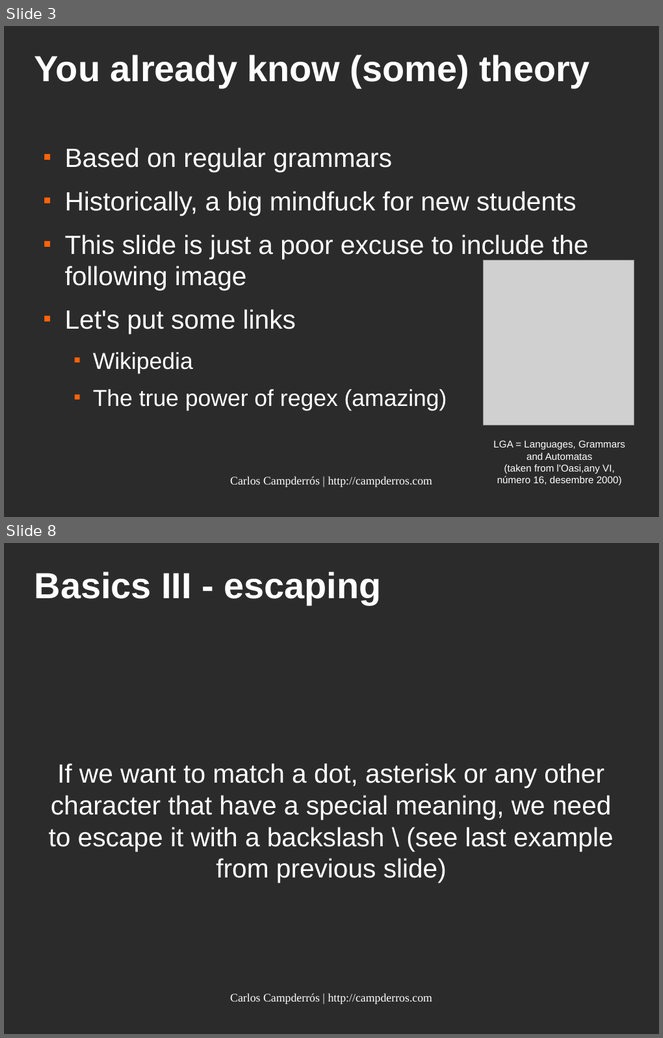
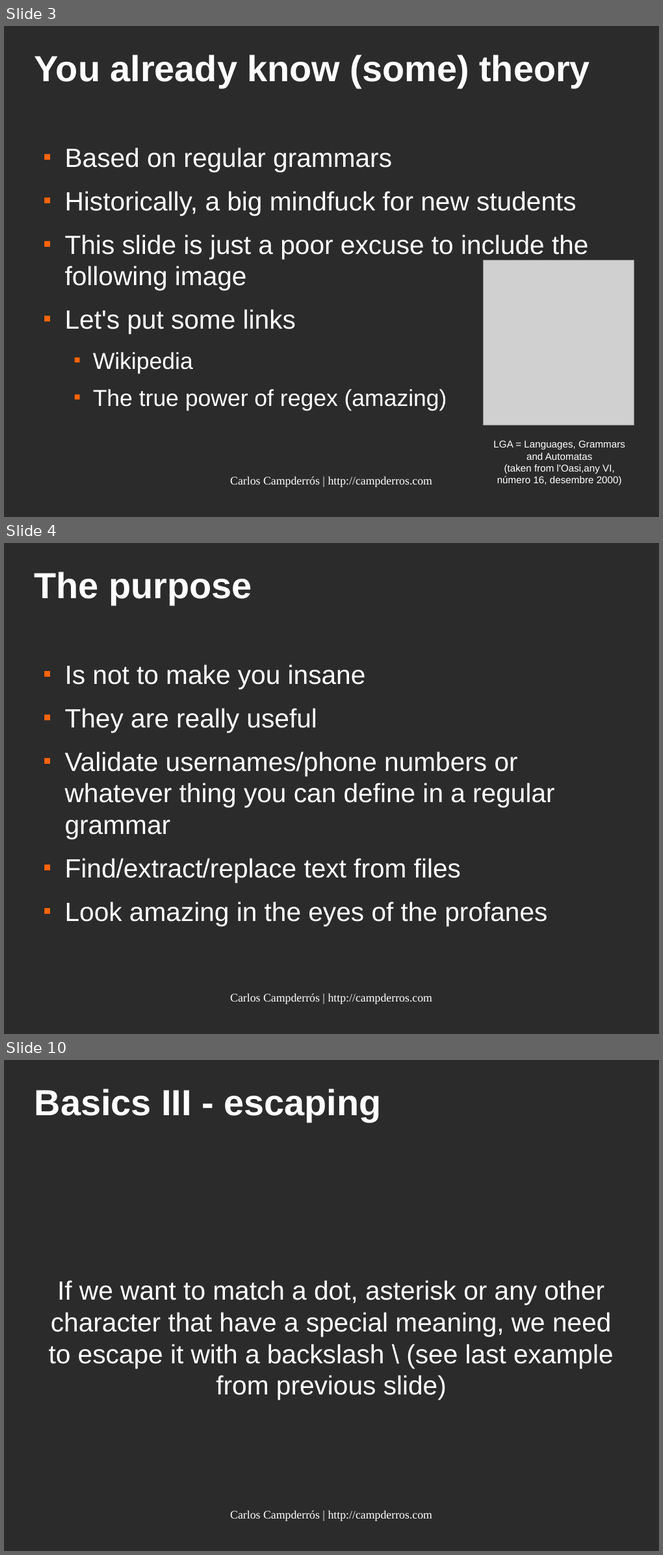
Before and after one commit to kampde/phpRegexTest, a slide deck: regular_expressions.odp. Shown one above the other, each under a label of ours: slides 3 and 8 before the commit, slides 3, 4 and 10 after it; the slides between them are not shown. The pictures are 663x1038 and 663x1555 pixels, drawn with LibreOffice and Linux fonts; fonts in the diff are those of the drawing; grey boxes stand for pictures; background and template pictures are left out; a plain dark background stands for a picture behind light text. Boxes give left, top, right and bottom in pixels: in the first picture for what was removed or moved away, otherwise in the second. Text is boxed around its words. In the diff, an @@ line names an element or a change of style, - is before the commit and + after.

```diff
--- a/regular_expressions.odp
+++ b/regular_expressions.odp
@@ slide 4 added at [4, 543, 659, 1034], background picture (left out) @@
@@ title added at [35, 572, 252, 605], 44 pt, text #FFFFFF, bold @@
+The purpose
@@ text added at [65, 665, 555, 926], 32 pt, text #FFFFFF @@
+■ Is not to make you insane
+■ They are really useful
+■ Validate usernames/phone numbers or whatever thing you can define in a regular grammar
+■ Find/extract/replace text from files
+■ Look amazing in the eyes of the profanes
@@ text added at [230, 993, 433, 1005], 14 pt, text #FFFFFF @@
+Carlos Campderrós | http://campderros.com
@@ what was slide 8 is now slide 10 @@
```
Also in this commit, not shown: 3 slides changed, 2 other slides added.
